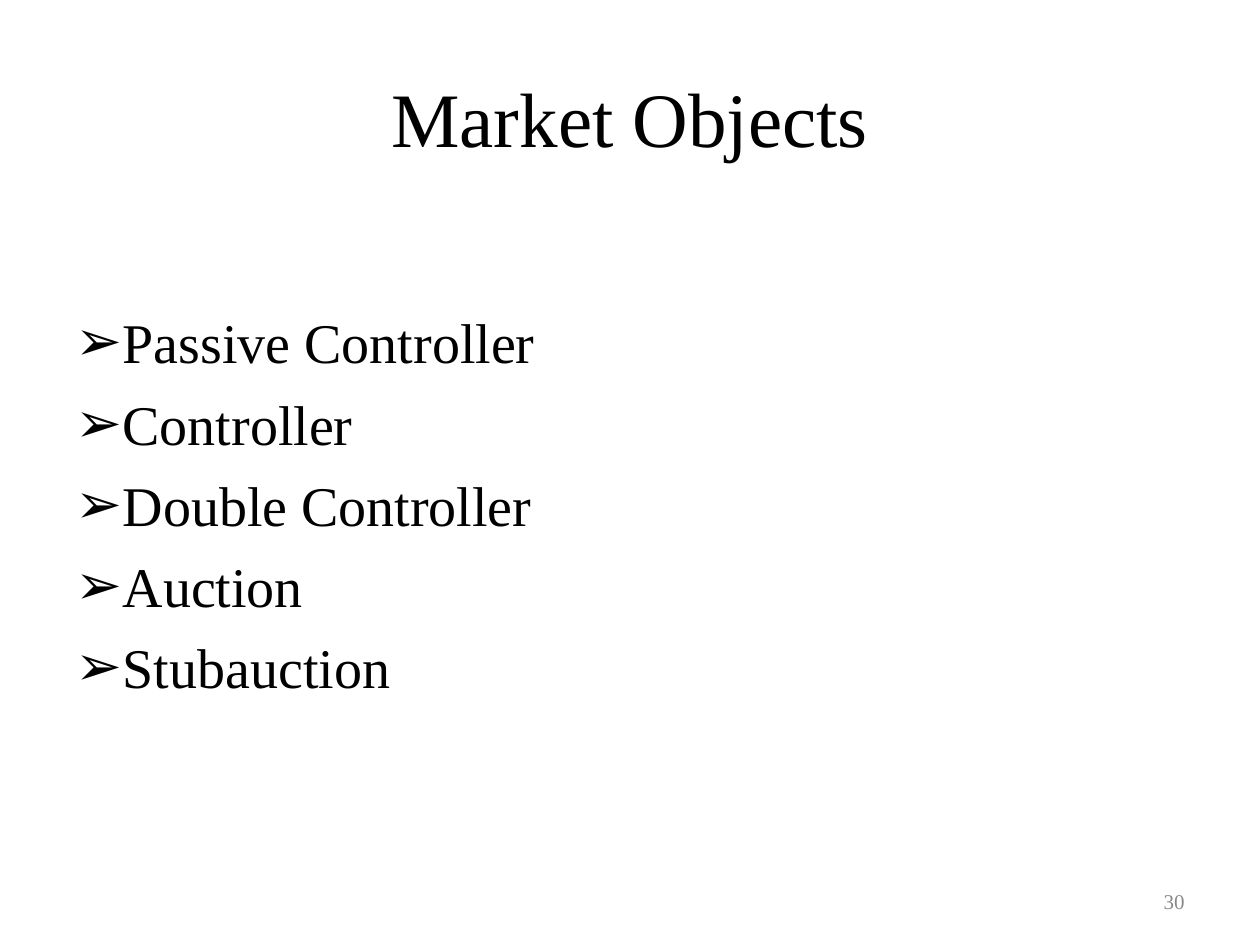
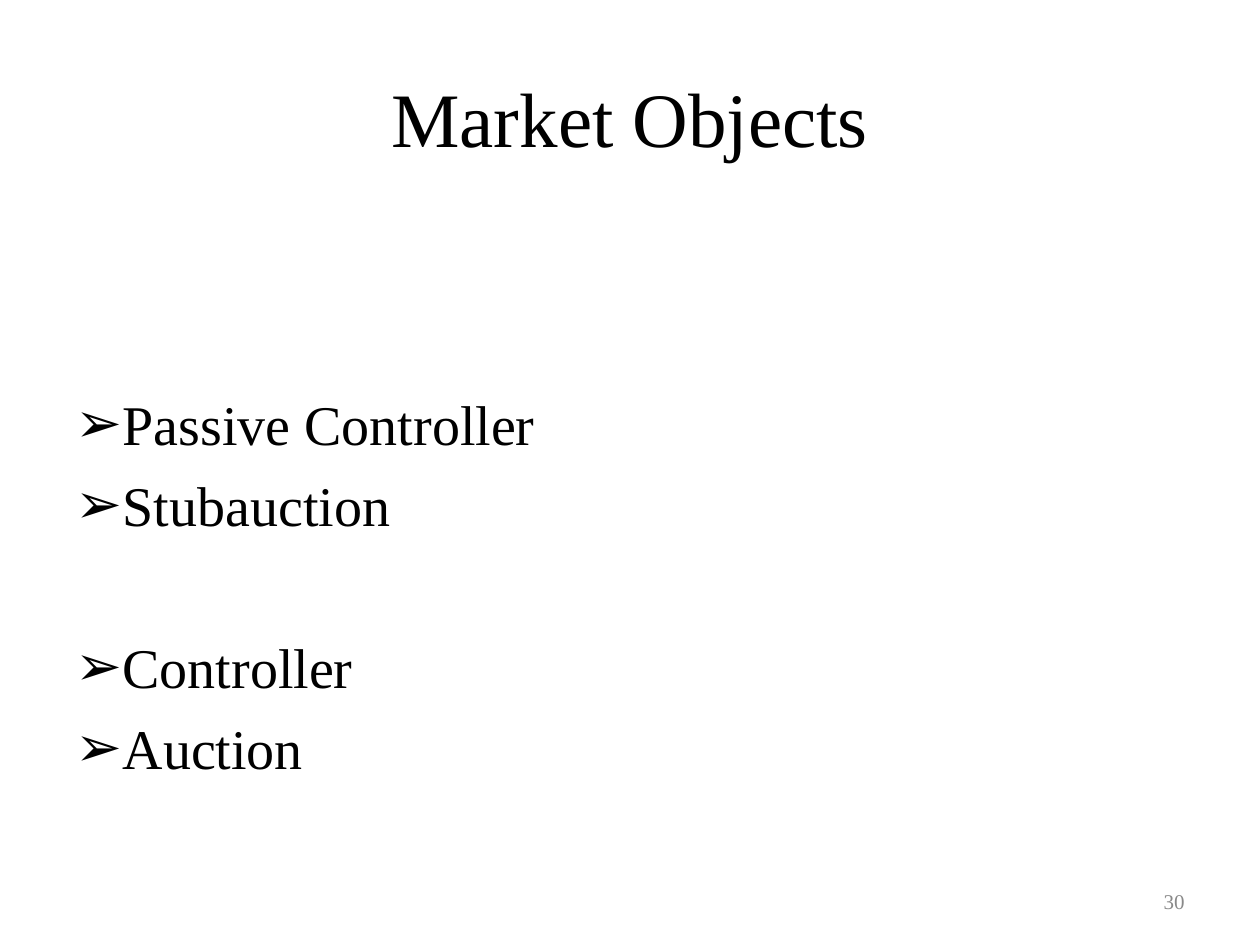
Before and after one commit to gridlab-d/course, a slide deck: slide 30 of Distribution Analysis Course/3.0 - Demand Responce.ppt. Drawn at 1260x945 pixels with LibreOffice and Linux fonts; fonts in the diff are those of the drawing. Boxes give left, top, right and bottom in pixels: in the first picture for what was removed or moved away, otherwise in the second. Text is boxed around its words. In the diff, an @@ line names an element or a change of style, - is before the commit and + after.

```diff
--- a/Distribution Analysis Course/3.0 - Demand Responce.ppt
+++ b/Distribution Analysis Course/3.0 - Demand Responce.ppt
@@ text at <box>123,487,390,527</box>: paragraph added @@
+➢ Stubauction
@@ text at <box>123,487,531,527</box>: paragraph removed @@
-➢ Double Controller
@@ text at <box>123,649,390,689</box>: paragraph removed @@
-➢ Stubauction
```
Also in this commit, not shown: 2 other slides changed, 1 slide added, 4 other files.
